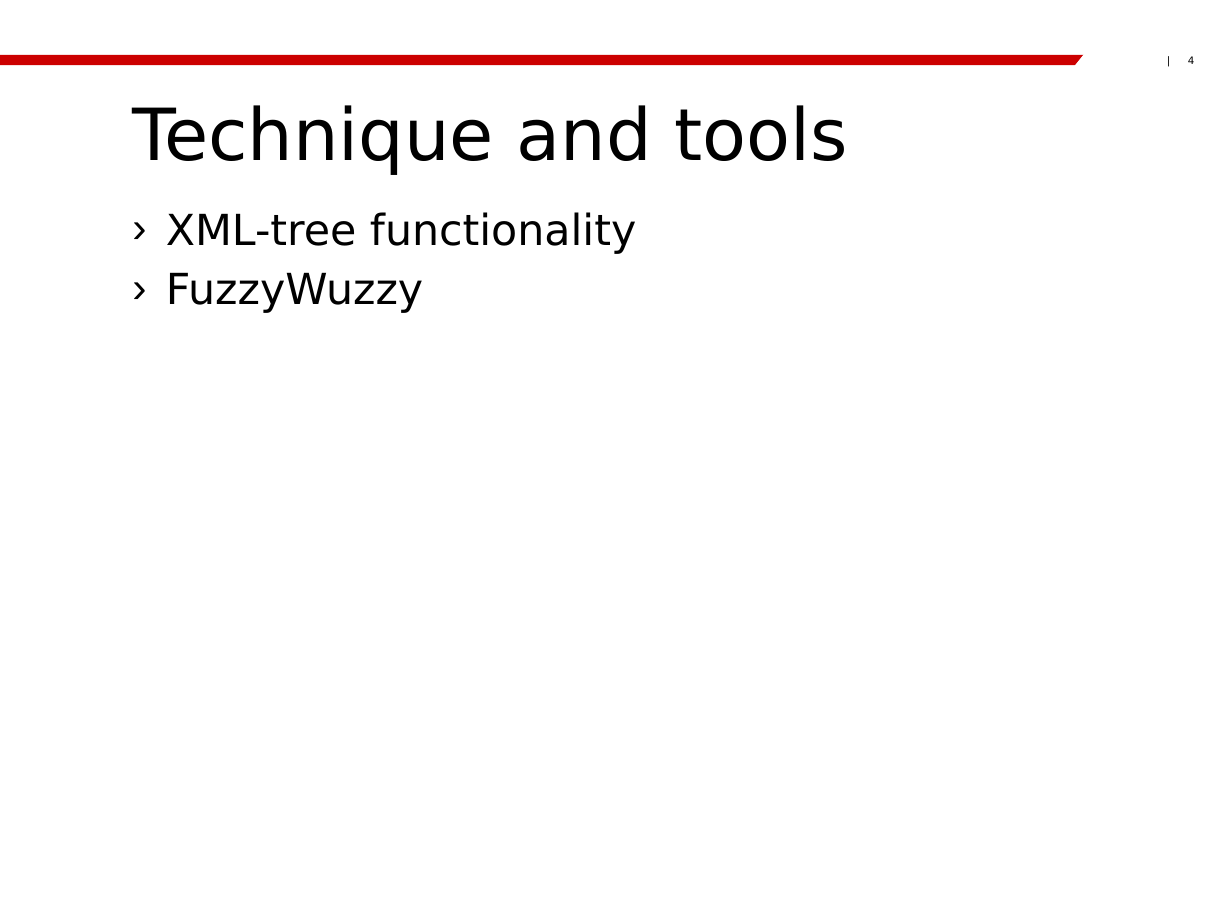
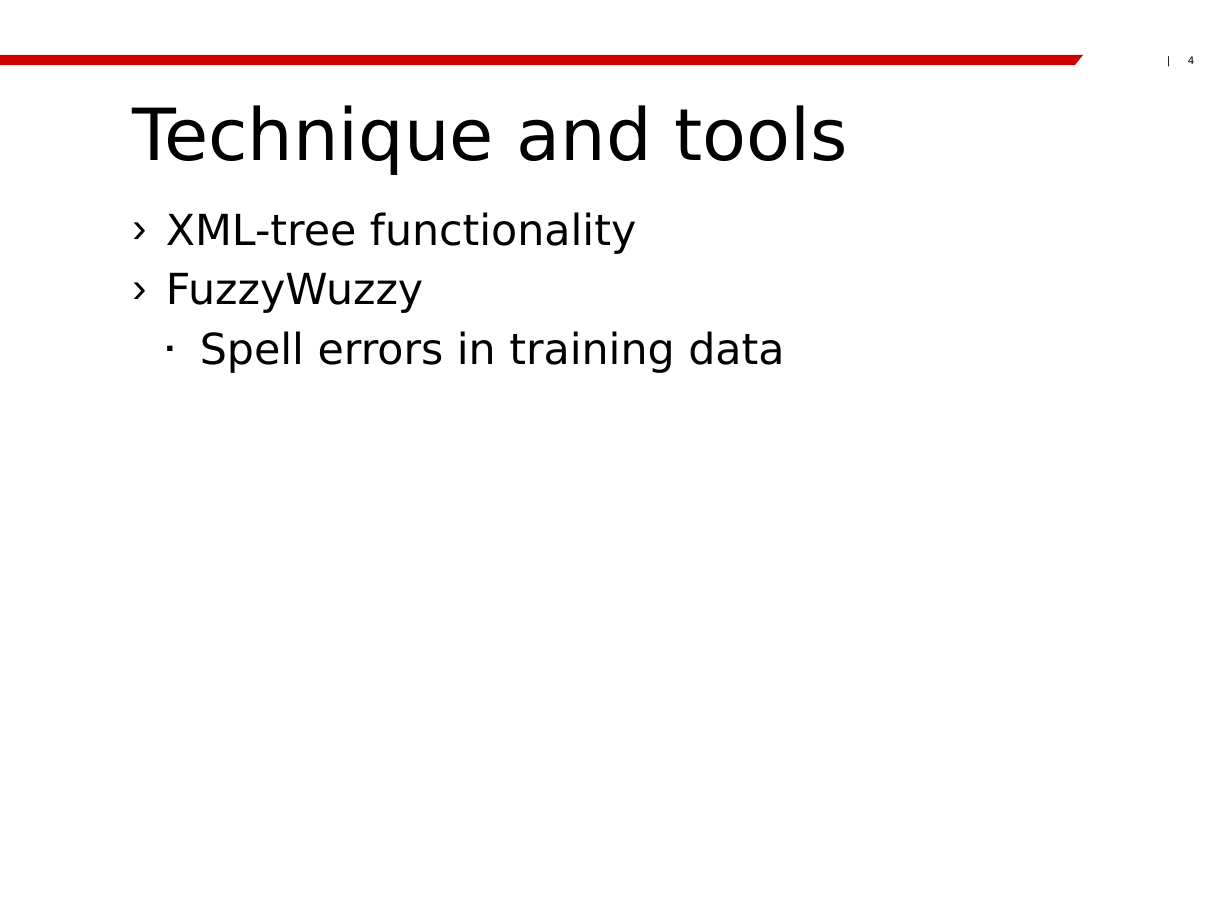
Before and after one commit to DaphneGroot/SemanticWebTechnology, a slide deck: slide 4 of presentation final project.pptx. Drawn at 1232x924 pixels with LibreOffice and Linux fonts; fonts in the diff are those of the drawing; background and template pictures are left out. Boxes give left, top, right and bottom in pixels: in the first picture for what was removed or moved away, otherwise in the second. Text is boxed around its words. In the diff, an @@ line names an element or a change of style, - is before the commit and + after.

```diff
--- a/presentation final project.pptx
+++ b/presentation final project.pptx
@@ text at (x1=200, y1=331, x2=784, y2=373): paragraph added @@
+  ▪ Spell errors in training data
```
Also in this commit, not shown: 2 other slides changed, 1 other file.
